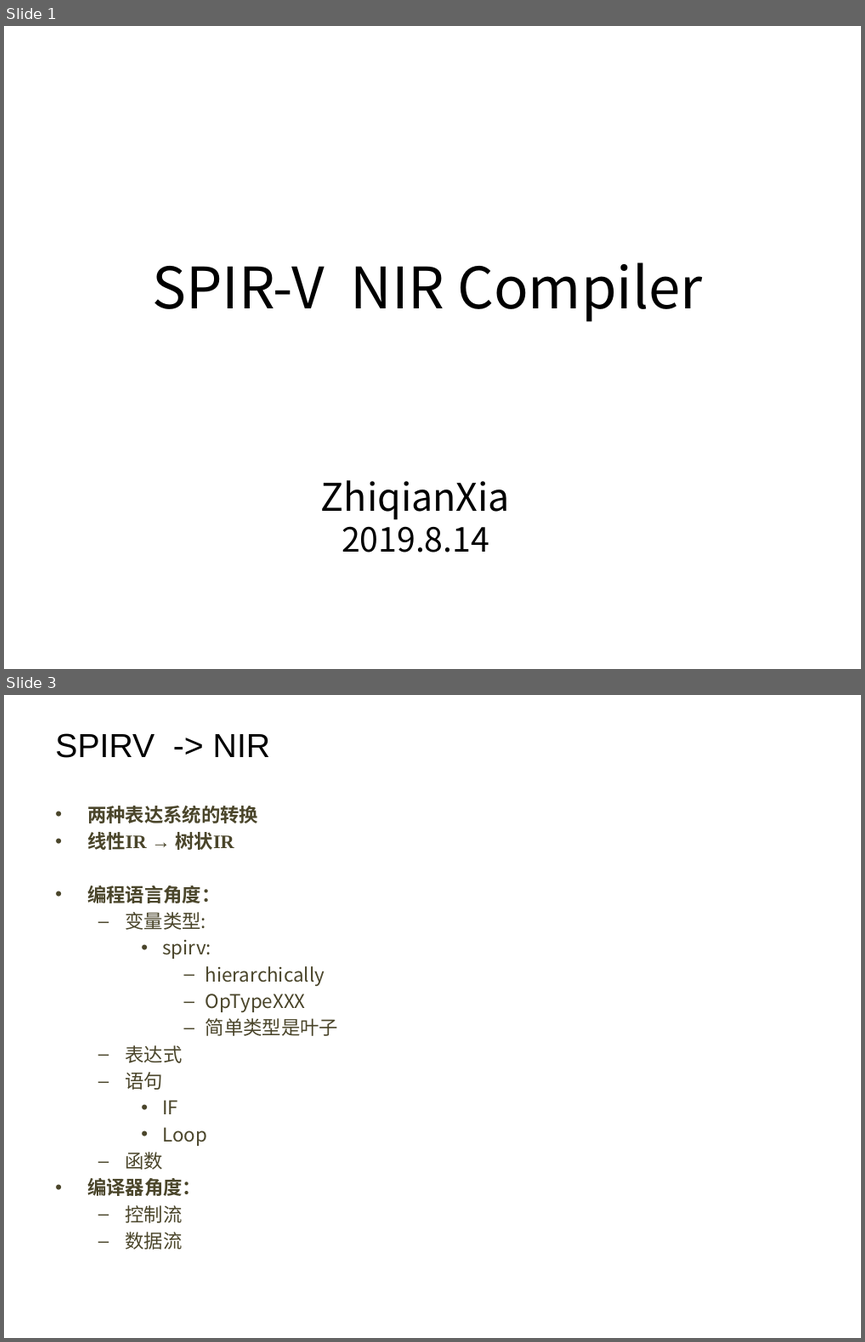
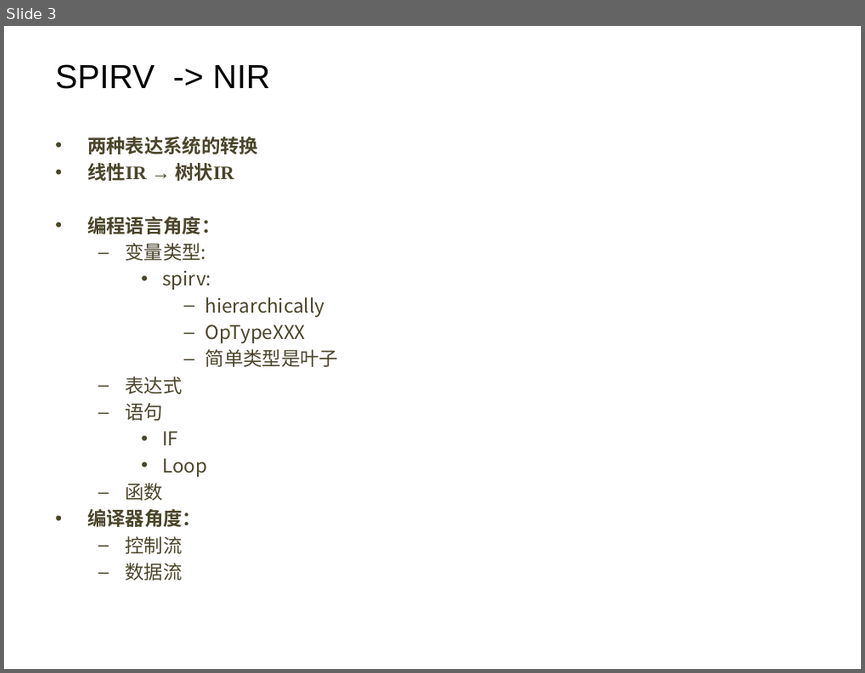
Before and after one commit to xiazhiqian/gof, a slide deck: ppt/zhaoxin.pptx. Shown one above the other, each under a label of ours: slides 1 and 3 before the commit, slide 3 after it; the slides between them are not shown. The pictures are 865x1342 and 865x673 pixels, drawn with LibreOffice and Linux fonts; fonts in the diff are those of the drawing. Boxes give left, top, right and bottom in pixels: in the first picture for what was removed or moved away, otherwise in the second. Text is boxed around its words. In the diff, an @@ line names an element or a change of style, - is before the commit and + after.

```diff
--- a/ppt/zhaoxin.pptx
+++ b/ppt/zhaoxin.pptx
@@ slide 1 removed at bbox=[4, 26, 861, 669], background #FFFFFF @@
@@ text removed at bbox=[152, 262, 702, 322] @@
-SPIR-V NIR Compiler
@@ text removed at bbox=[321, 480, 510, 552] @@
-ZhiqianXia
-2019.8.14
```
Also in this commit, not shown: 2 slides changed, 1 slide added, 1 other file.
